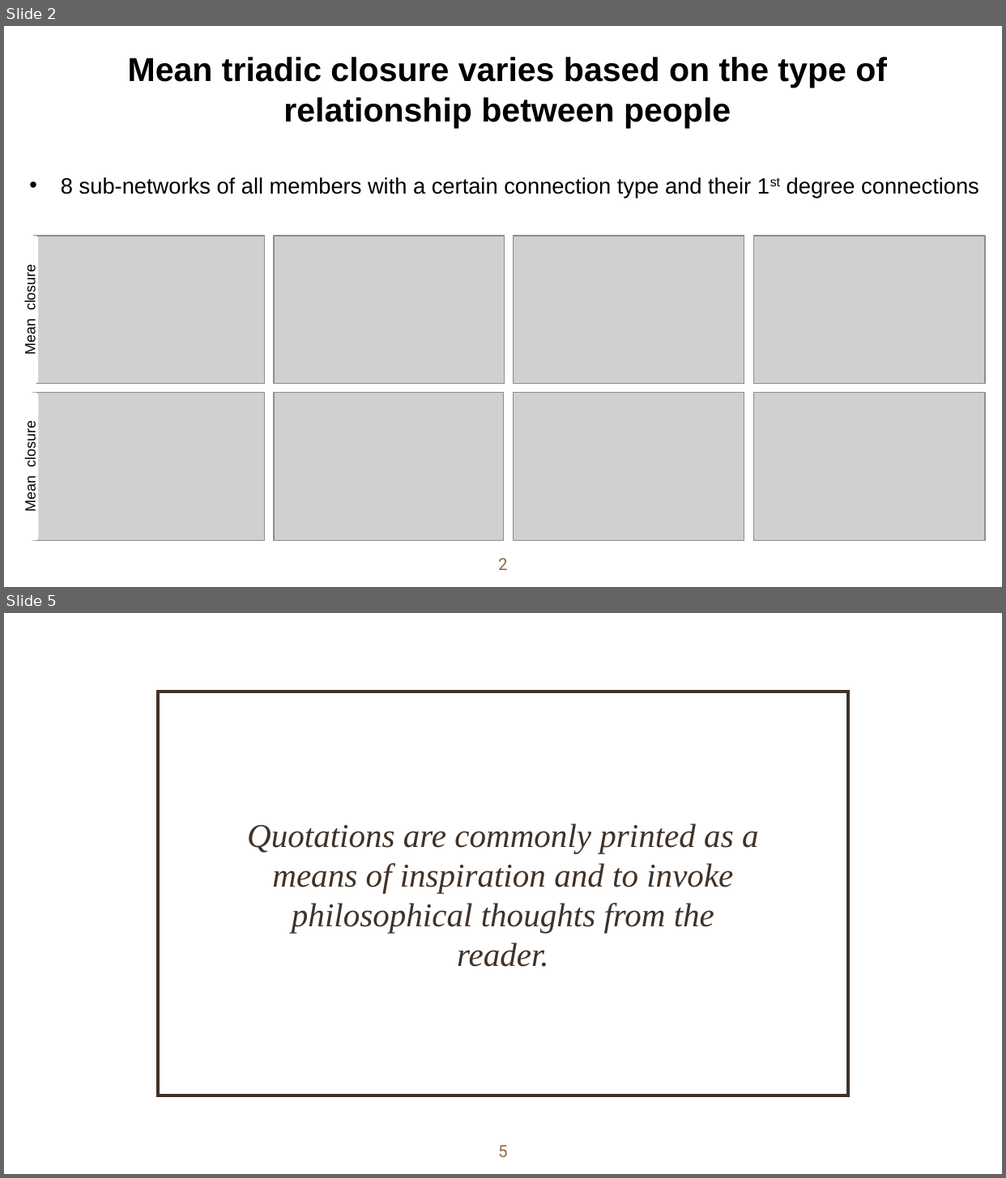
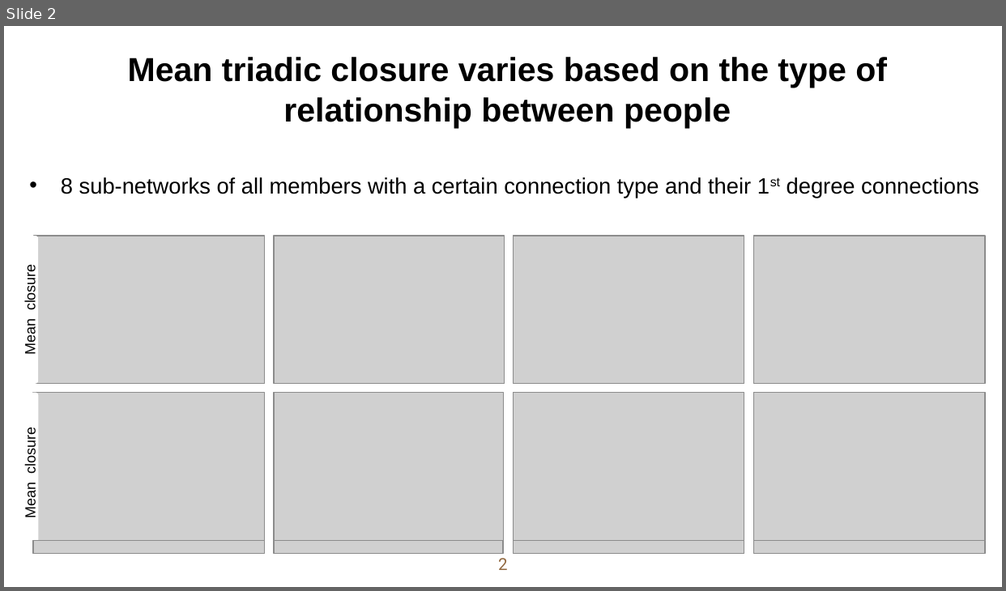
Before and after one commit to alex-luwenhui/MSBA-Team6-BaconProject, a slide deck: Mira slides.pptx. Shown one above the other, each under a label of ours: slides 2 and 5 before the commit, slide 2 after it; the slides between them are not shown. The pictures are 1006x1178 and 1006x591 pixels, drawn with LibreOffice and Linux fonts; fonts in the diff are those of the drawing; grey boxes stand for pictures; background and template pictures are left out. Boxes give left, top, right and bottom in pixels: in the first picture for what was removed or moved away, otherwise in the second. Text is boxed around its words. In the diff, an @@ line names an element or a change of style, - is before the commit and + after.

```diff
--- a/Mira slides.pptx
+++ b/Mira slides.pptx
@@ slide 5 removed at (4,613,1002,1174), background picture (left out) @@
@@ rectangle removed at (158,692,847,1096) @@
@@ text removed at (247,824,759,967) @@
-Quotations are commonly printed as a means of inspiration and to invoke philosophical thoughts from the reader.
@@ page number removed at (498,1145,508,1157) @@
-5
@@ slide 2 changed as well @@
@@ rounded rectangle "Mean closure": place and size @@
-rounded rectangle "Mean closure" at (21,392,38,540)
+rounded rectangle "Mean closure" at (21,392,38,552)
@@ picture added at (33,541,265,554) @@
@@ picture added at (274,541,503,554) @@
@@ picture added at (513,541,744,554) @@
@@ picture added at (753,541,985,554) @@
```
Also in this commit, not shown: 1 other slide changed, 2 slides added, 25 other slides removed, 5 other files.
